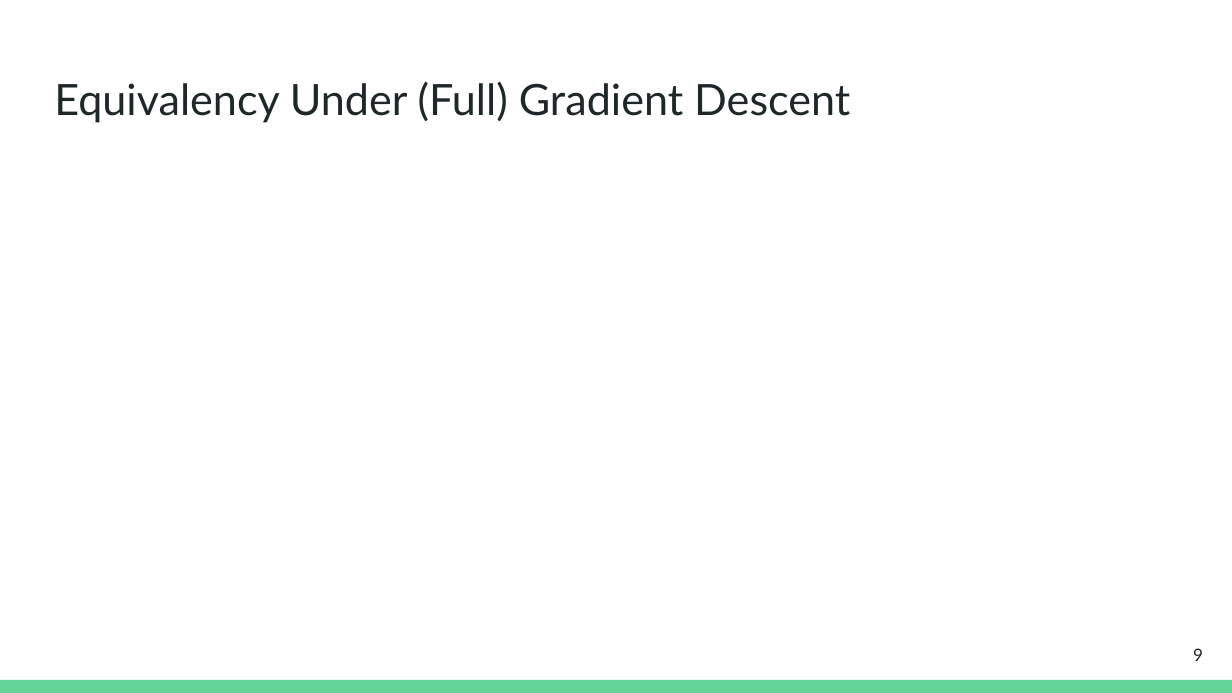
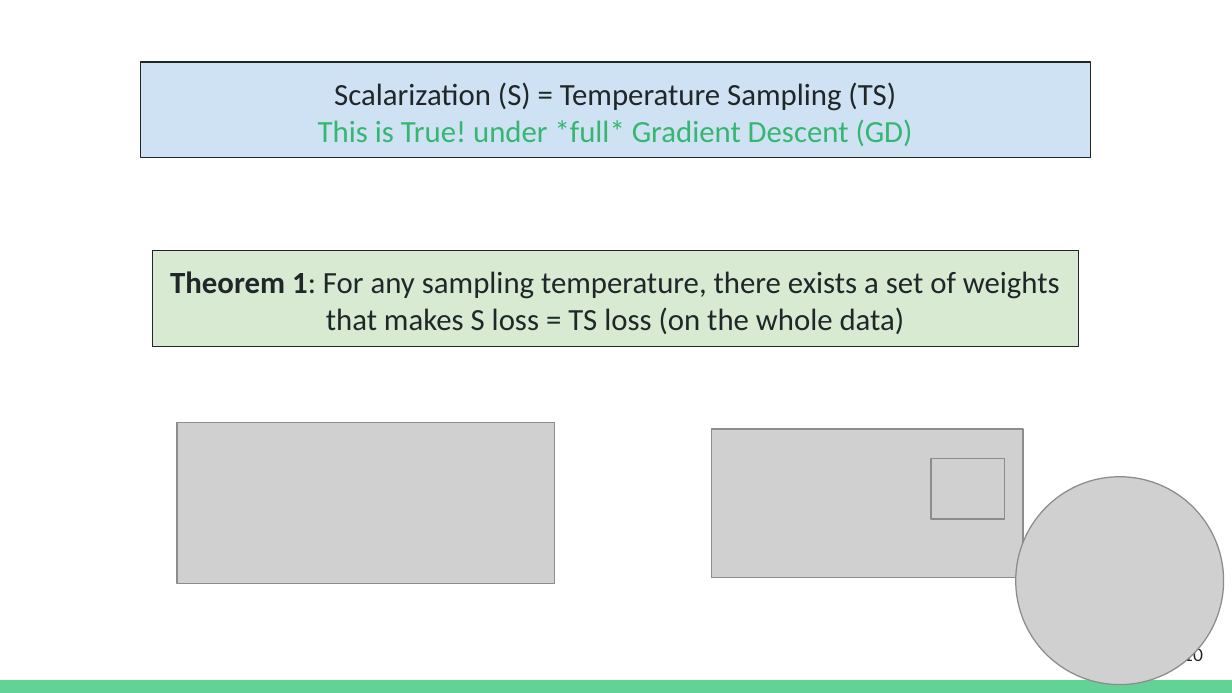
Before and after one commit to danyaljj/homepage, a slide deck: slide 10 of files/2025_cooldown/Cooldown_NAACL_2025_10min.pptx (slide 9 before the commit). Drawn at 1232x693 pixels with LibreOffice and Linux fonts; fonts in the diff are those of the drawing; grey boxes stand for pictures. Boxes give left, top, right and bottom in pixels: in the first picture for what was removed or moved away, otherwise in the second. Text is boxed around its words. In the diff, an @@ line names an element or a change of style, - is before the commit and + after.

```diff
--- a/files/2025_cooldown/Cooldown_NAACL_2025_10min.pptx
+++ b/files/2025_cooldown/Cooldown_NAACL_2025_10min.pptx
@@ title removed at bbox=[54, 81, 850, 123] @@
-Equivalency Under (Full) Gradient Descent
@@ rectangle added at bbox=[140, 62, 1090, 158], fill #CFE2F3, outline #202729 0.75 pt, 18 pt, text #35B671 @@
+Scalarization (S) = Temperature Sampling (TS)
+This is True! under *full* Gradient Descent (GD)
@@ rectangle added at bbox=[153, 250, 1079, 346], fill #D9EAD3, outline #202729 0.75 pt, 18 pt, text #202729 @@
+Theorem 1: For any sampling temperature, there exists a set of weights that makes S loss = TS loss (on the whole data)
@@ picture added at bbox=[177, 423, 556, 584] @@
@@ picture added at bbox=[712, 429, 1024, 577] @@
@@ picture added at bbox=[931, 458, 1005, 519] @@
@@ picture added at bbox=[1015, 477, 1223, 685] @@
@@ page number at bbox=[1183, 647, 1203, 666]: text changed @@
-9
+10
```
Also in this commit, not shown: 15 other slides changed, 5 slides added, 6 slides removed, 3 other files.
